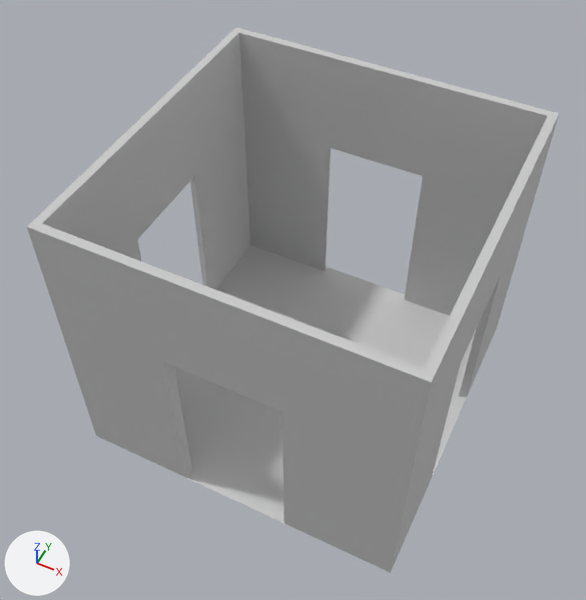
An edit to the FBX model SeizeTheBidet/Assets/ART/BlockOutAssets/CandleRoom.FBX, drawn before and after from the same camera.
One viewpoint serves both versions: a 50 mm camera at (6.91, -14.93, 22.39) aimed at (-0.32, -0.48, 4.32). The axes (+X, +Y, +Z) are drawn at lower left. The lights are the same throughout. Where no turn or scale is listed for an object, it has been applied to the vertices.

Names of what the first picture shows: 'CandleRoom'.
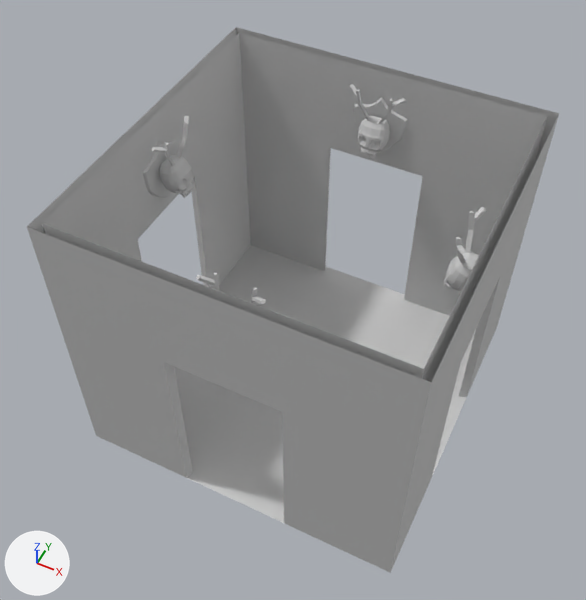
Commit message: Candle room update

The change in detail:
me_mesh is used by ob_candleroom; location (0.0, 0.0, 0.0).
me_mesh had 76 vertices, 77 faces and spanned x -5.08..5.08, y -5.08..5.08, z 0.0..9.14.
me_mesh now has 1312 vertices, 1313 faces and spans x -5.08..5.08, y -5.08..5.08, z 0.0..9.14.
me_mesh part 1: a new loose piece of 270 vertices spanning x 3.91..4.75, y -0.89..0.94, z 6.67..8.8, in mat_material__7 (its picture is missing).
me_mesh part 2: a new loose piece of 270 vertices spanning x -4.75..-3.91, y -0.89..0.94, z 6.67..8.8, in mat_material__7 (its picture is missing).
me_mesh part 3: a new loose piece of 270 vertices spanning x -0.89..0.94, y -4.75..-3.91, z 6.67..8.8, in mat_material__7 (its picture is missing).
me_mesh part 4: a new loose piece of 270 vertices spanning x -0.89..0.94, y 3.91..4.75, z 6.67..8.8, in mat_material__7 (its picture is missing).
me_mesh part 5: a new loose piece of 39 vertices spanning x -4.83..-4.76, y -0.86..0.89, z 6.18..8.3, in mat_material__7 (its picture is missing).
me_mesh part 6: a new loose piece of 39 vertices spanning x -0.86..0.89, y 4.76..4.83, z 6.18..8.3, in mat_material__7 (its picture is missing).
Part 7, on me_mesh:
12 faces are deleted.

Pixel boxes (x1, y1, x2, y2) of what changed, in the pictures (586 x 600 px):
part 1 of me_mesh, added
    after: (443, 207, 487, 291)
part 2 of me_mesh, added
    after: (152, 116, 193, 198)
part 3 of me_mesh, added
    after: (196, 272, 266, 304)
part 4 of me_mesh, added
    after: (349, 84, 407, 158)
part 5 of me_mesh, added
    after: (143, 139, 178, 198)
part 6 of me_mesh, added
    after: (354, 97, 408, 153)
part 7 of me_mesh, deleted
    before: (27, 27, 559, 382)
